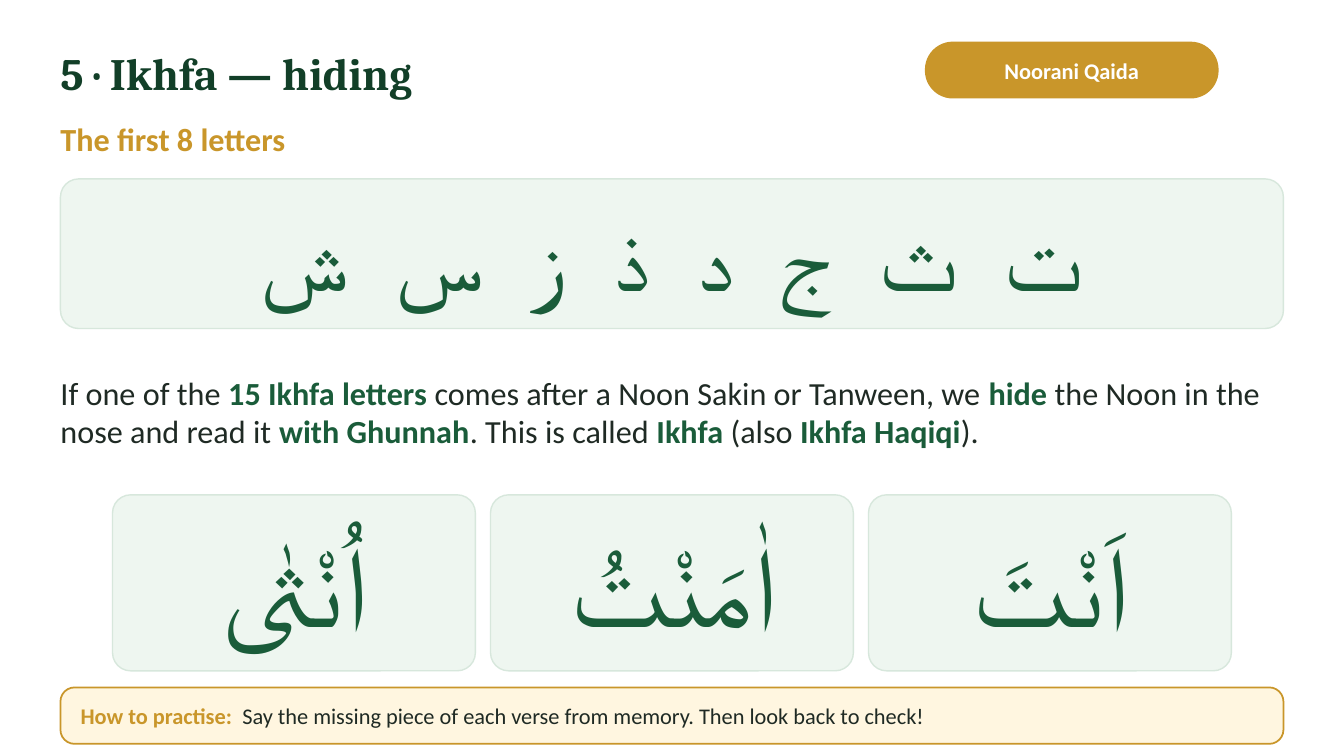
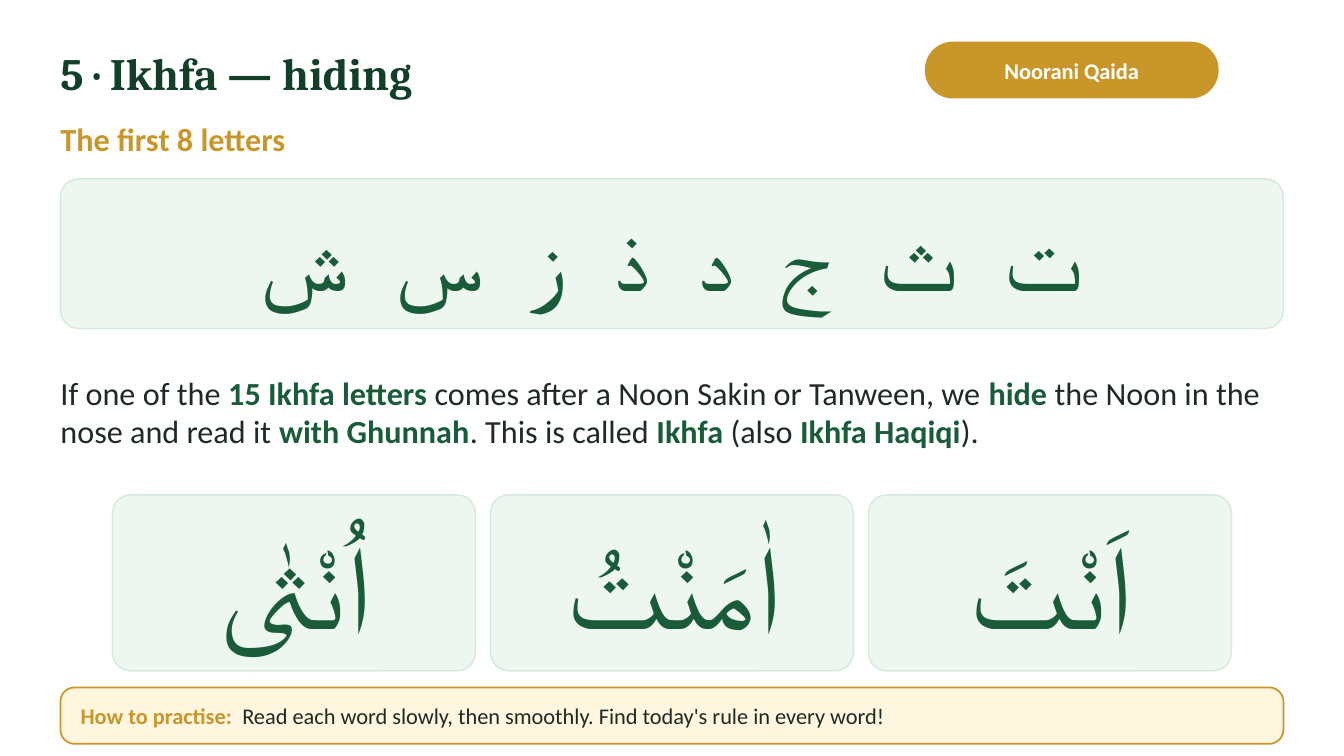
Before and after one commit to ibnhosain/TQA-Management-System, a slide deck: slide 3 of backend/core/deck_seed/noorani-qaida-lecture-22-student.pptx. Drawn at 1344x756 pixels with LibreOffice and Linux fonts; fonts in the diff are those of the drawing; background and template pictures are left out. Boxes give left, top, right and bottom in pixels: in the first picture for what was removed or moved away, otherwise in the second. Text is boxed around its words. In the diff, an @@ line names an element or a change of style, - is before the commit and + after.

```diff
--- a/backend/core/deck_seed/noorani-qaida-lecture-22-student.pptx
+++ b/backend/core/deck_seed/noorani-qaida-lecture-22-student.pptx
@@ size 80 to 83 pt in 3 elements at <box>996,537,1133,689</box>, <box>716,531,781,689</box>, <box>269,532,371,654</box> @@
@@ text at <box>81,708,884,728</box>: text changed @@
-How to practise: Say the missing piece of each verse from memory. Then look back to check!
+How to practise: Read each word slowly, then smoothly. Find today's rule in every word!
```
Also in this commit, not shown: 6 other slides changed, 17 other files.
